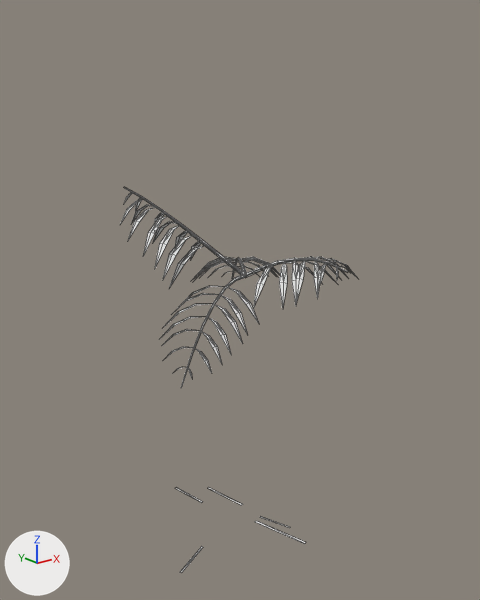
The OBJ model game/assets/models/plants/SM_Plant_SpinyPalmYoung_Leaf.obj, before and after one commit.
One viewpoint serves both versions: a camera (50 mm lens) standing at (-2.69, -3.3, 3.04) and looking at (-0.07, -0.02, 1.73). The lights are fixed; the arrows at lower left show +X, +Y and +Z. The first picture is the older version. Mesh edges are drawn as thin lines. Where no turn or scale is listed for an object, it has been applied to the vertices. Vertices at exactly the same position are counted once.

In view in the first picture: 'SM_Plant_SpinyPalmYoung_Leaf'.
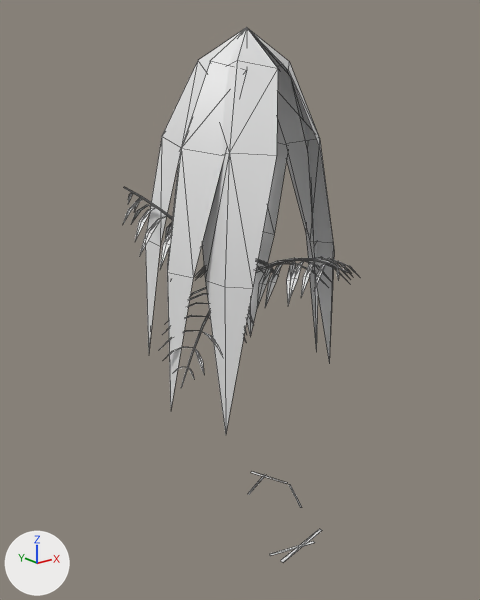
Changed parts and their boxes (x1, y1, x2, y2) in the pictures (480 x 600 px; the box of a moved part takes in the faces that stretch with it):
```json
{"object": "SM_Plant_SpinyPalmYoung_Leaf", "change": "reshaped", "before": [121, 187, 355, 573], "after": [123, 27, 356, 562], "on screen": "39% taller"}
{"part": 1, "of": "me_sm_plant_spinypalmyoung_leaf", "change": "added", "after": [146, 27, 334, 435]}
{"part": 2, "of": "me_sm_plant_spinypalmyoung_leaf", "change": "moved or reshaped", "before": [121, 194, 349, 378], "after": [123, 193, 348, 377]}
{"part": 3, "of": "me_sm_plant_spinypalmyoung_leaf", "change": "moved or reshaped", "before": [176, 488, 306, 573], "after": [248, 472, 322, 562]}
```

Edits to the scene script, one JSON object a line:
```json
{"block": "me_sm_plant_spinypalmyoung_leaf", "where": "# used by ob_sm_plant_spinypalmyoung_leaf; location = (0.0, 0.0, 0.0)"}
{"op": "remove", "block": "me_sm_plant_spinypalmyoung_leaf", "code": "me_sm_plant_spinypalmyoung_leaf.from_pydata(...)  # 552 vertices, 666 faces; spans x -0.76..0.54, y -0.77..0.68, z 0.02..2.47"}
{"op": "add", "block": "me_sm_plant_spinypalmyoung_leaf", "code": "me_sm_plant_spinypalmyoung_leaf.from_pydata(...)  # 613 vertices, 738 faces; spans x -0.75..0.66, y -0.78..0.68, z 0.01..3.41"}
{"block": "me_sm_plant_spinypalmyoung_leaf", "change": "me_sm_plant_spinypalmyoung_leaf part 1: a new loose piece of 61 vertices spanning x -0.63..0.66, y -0.53..0.62, z 1.05..3.41"}
{"block": "me_sm_plant_spinypalmyoung_leaf", "change": "me_sm_plant_spinypalmyoung_leaf part 2: 241 vertices moved from x -0.76..0.54, y -0.77..0.68, z 1.4..2.42 to x -0.75..0.54, y -0.73..0.68, z 1.4..2.42; 21 vertices removed from x -0.62..0.41, y -0.72..0.58, z 1.43..2.43; 21 vertices added at x -0.6..0.41, y -0.73..0.6, z 1.43..2.43"}
{"block": "me_sm_plant_spinypalmyoung_leaf", "change": "me_sm_plant_spinypalmyoung_leaf part 3: 16 vertices moved from x -0.71..0.17, y -0.31..0.65, z 0.02..0.03 to x -0.12..0.56, y -0.54..0.45, z 0.01..0.02; 4 vertices removed from x 0.0..0.15, y -0.5..0.49, z 0.02; 4 vertices added at x -0.14..0.51, y -0.44..0.37, z 0.01..0.02"}
```
